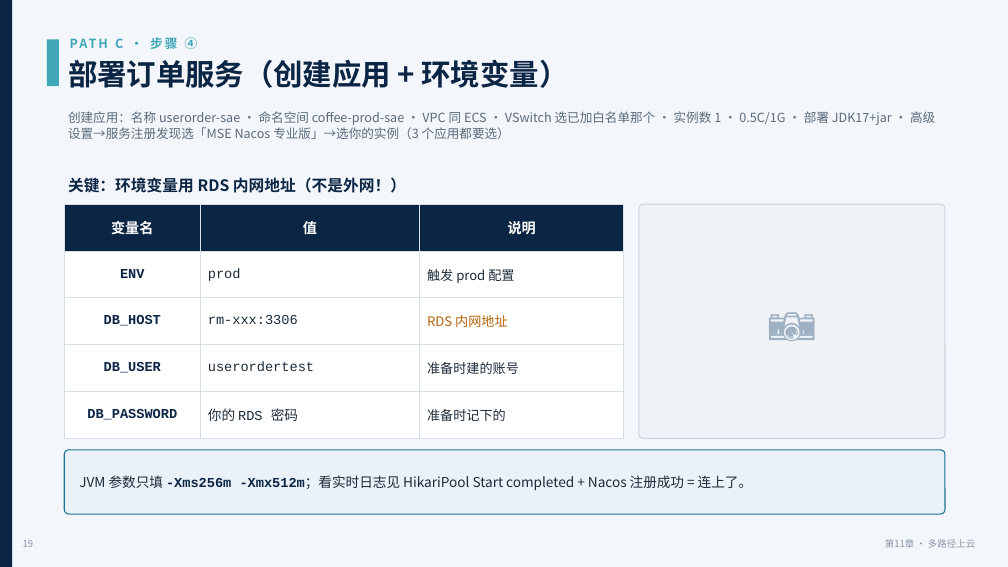
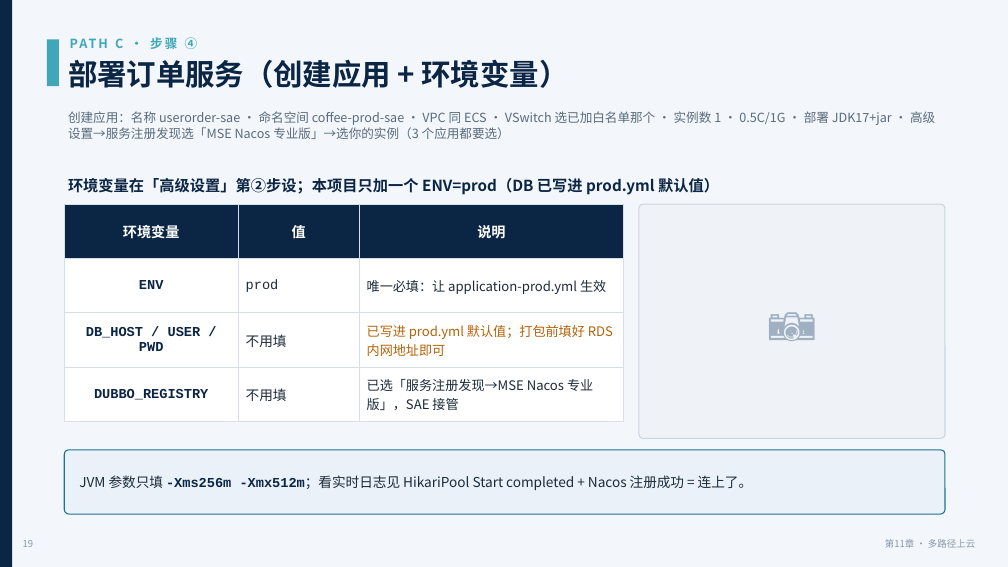
Before and after one commit to coffeeliuwei/cloudnativeapp, a slide deck: slide 20 of deck/第11章-上云部署-课件.pptx. Drawn at 1008x567 pixels with LibreOffice and Linux fonts; fonts in the diff are those of the drawing. Boxes give left, top, right and bottom in pixels: in the first picture for what was removed or moved away, otherwise in the second. Text is boxed around its words. In the diff, an @@ line names an element or a change of style, - is before the commit and + after.

```diff
--- a/deck/第11章-上云部署-课件.pptx
+++ b/deck/第11章-上云部署-课件.pptx
@@ text at [68,178,719,195]: text changed; size 15 to 14.5 pt @@
-关键：环境变量用 RDS 内网地址（不是外网！）
+环境变量在「高级设置」第②步设；本项目只加一个 ENV=prod（DB 已写进 prod.yml 默认值）
@@ table at [64,204,624,414] @@
-row 1: 变量名 | 值 | 说明
-row 2: ENV | prod | 触发 prod 配置
-row 3: DB_HOST | rm-xxx:3306 | RDS 内网地址
-row 4: DB_USER | userordertest | 准备时建的账号
-row 5: DB_PASSWORD | 你的 RDS 密码 | 准备时记下的
+row 1: 环境变量 | 值 | 说明
+row 2: ENV | prod | 唯一必填：让 application-prod.yml 生效
+row 3: DB_HOST / USER / PWD | 不用填 | 已写进 prod.yml 默认值；打包前填好 RDS 内网地址即可
+row 4: DUBBO_REGISTRY | 不用填 | 已选「服务注册发现→MSE Nacos 专业版」，SAE 接管
```
Also in this commit, not shown: 1 other file.
